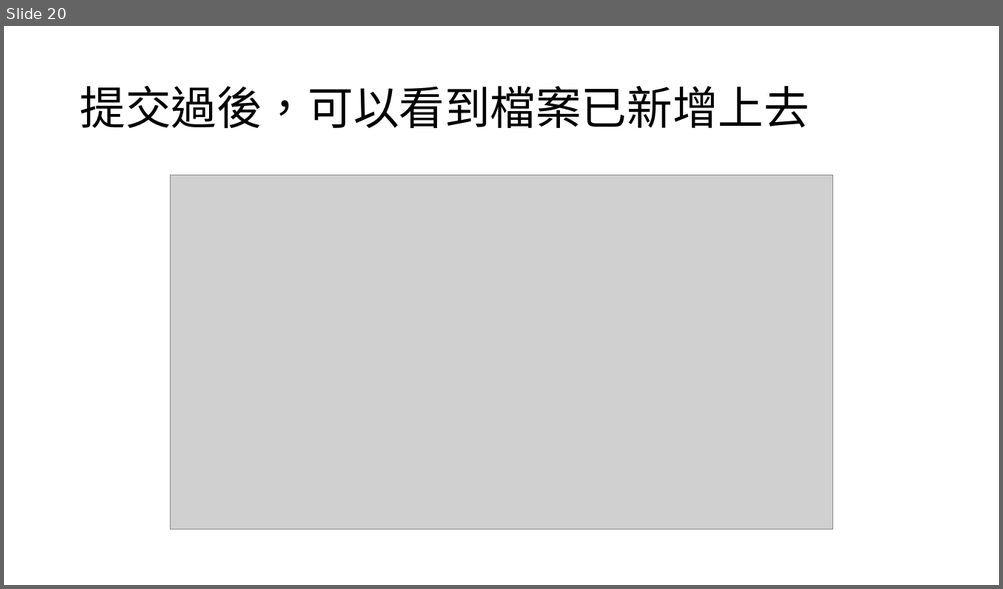
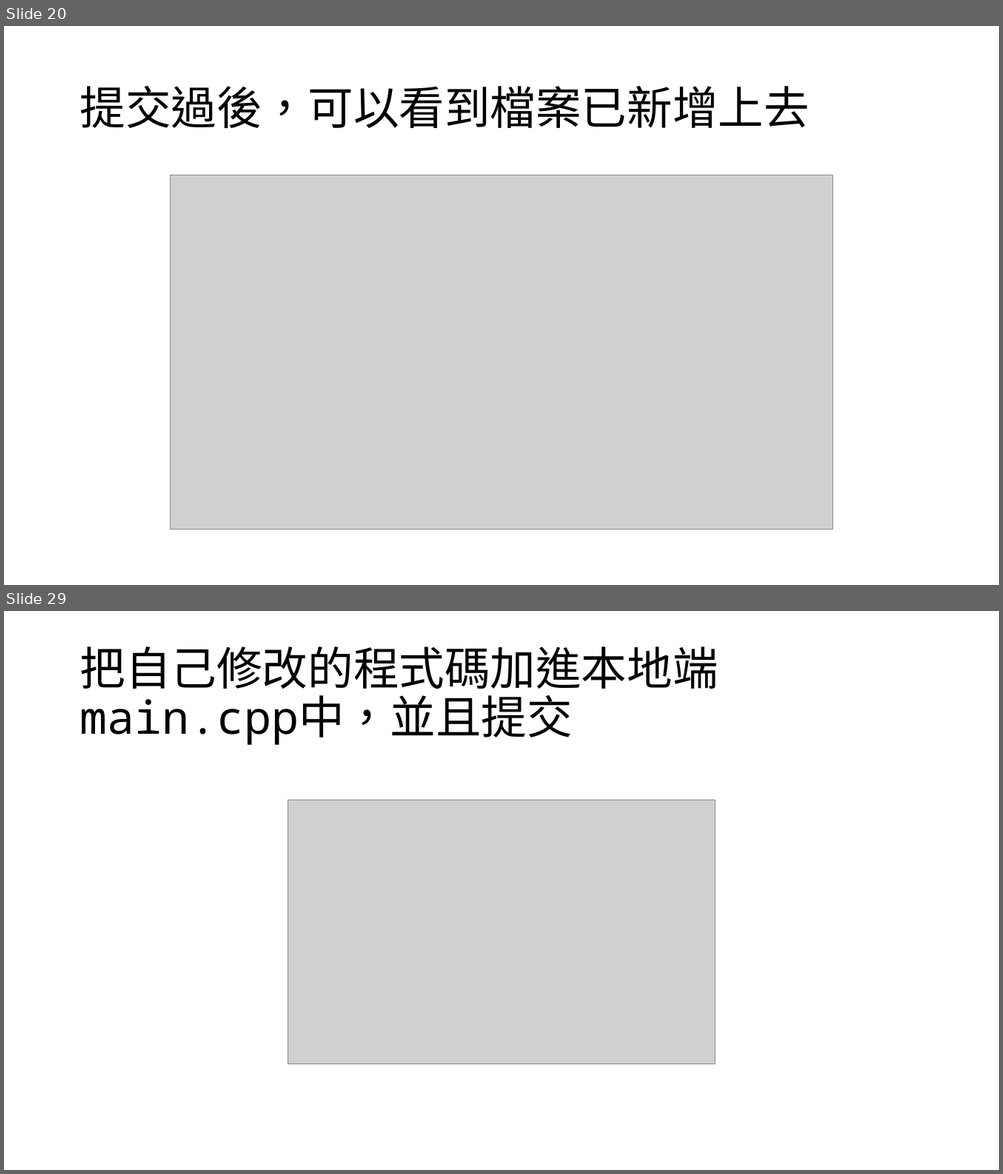
Before and after one commit to ShyDawTon/AIprogram, a slide deck: git使用教學.pptx. Shown one above the other, each under a label of ours: slide 20 before the commit, slides 20 and 29 after it; the slides between them are not shown. The pictures are 1003x589 and 1003x1174 pixels, drawn with LibreOffice and Linux fonts; fonts in the diff are those of the drawing; grey boxes stand for pictures. Boxes give left, top, right and bottom in pixels: in the first picture for what was removed or moved away, otherwise in the second. Text is boxed around its words. In the diff, an @@ line names an element or a change of style, - is before the commit and + after.

```diff
--- a/git使用教學.pptx
+++ b/git使用教學.pptx
@@ slide 29 added at (x1=4, y1=611, x2=999, y2=1170), background #FFFFFF @@
@@ title added at (x1=79, y1=647, x2=717, y2=745), 44 pt, text #000000 @@
+把自己修改的程式碼加進本地端main.cpp中，並且提交
@@ picture added at (x1=287, y1=800, x2=714, y2=1065) @@
```
Also in this commit, not shown: 9 other slides added.
